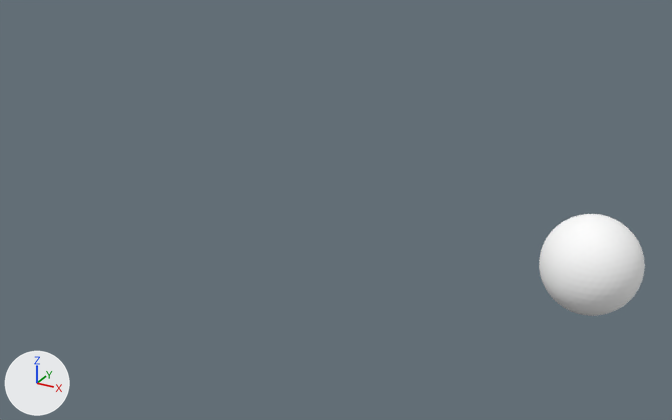
The Blender file vehicles/effects/steam.blend: old version first, new version second.
The view is the same before and after, from a 50 mm camera at (-18.69, -6.28, 3.13) aimed at (-22.7, 1.01, -0.52). Every picture has the same lights, and +X, +Y and +Z are marked at lower left.
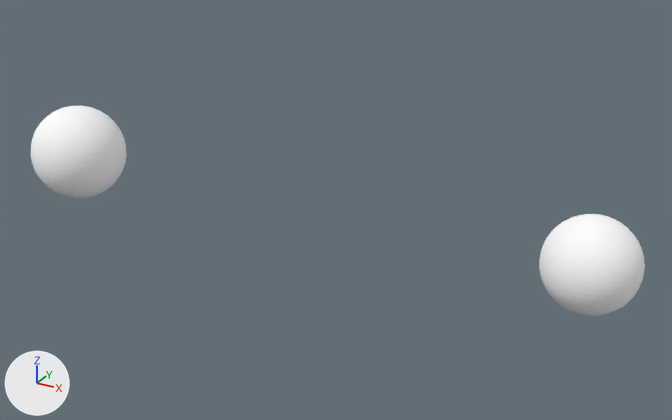
Scene script edits in JSON lines:
```json
{"op": "add", "block": "ob_icosphere_005", "code": ["ob_icosphere_005 = bpy.data.objects.new('Icosphere.005', me_icosphere.copy())  # the mesh of ob_icosphere_004", "ob_icosphere_005.location = (-25.0, 0.0, 0.0)", "ob_icosphere_005.scale = (0.45, 0.45, 0.45)"]}
```

What differs and where, as boxes [x1, y1, x2, y2] in the pictures (672 x 420 px):
```json
{"object": "Icosphere.005", "change": "added", "after": [31, 106, 126, 198]}
```
